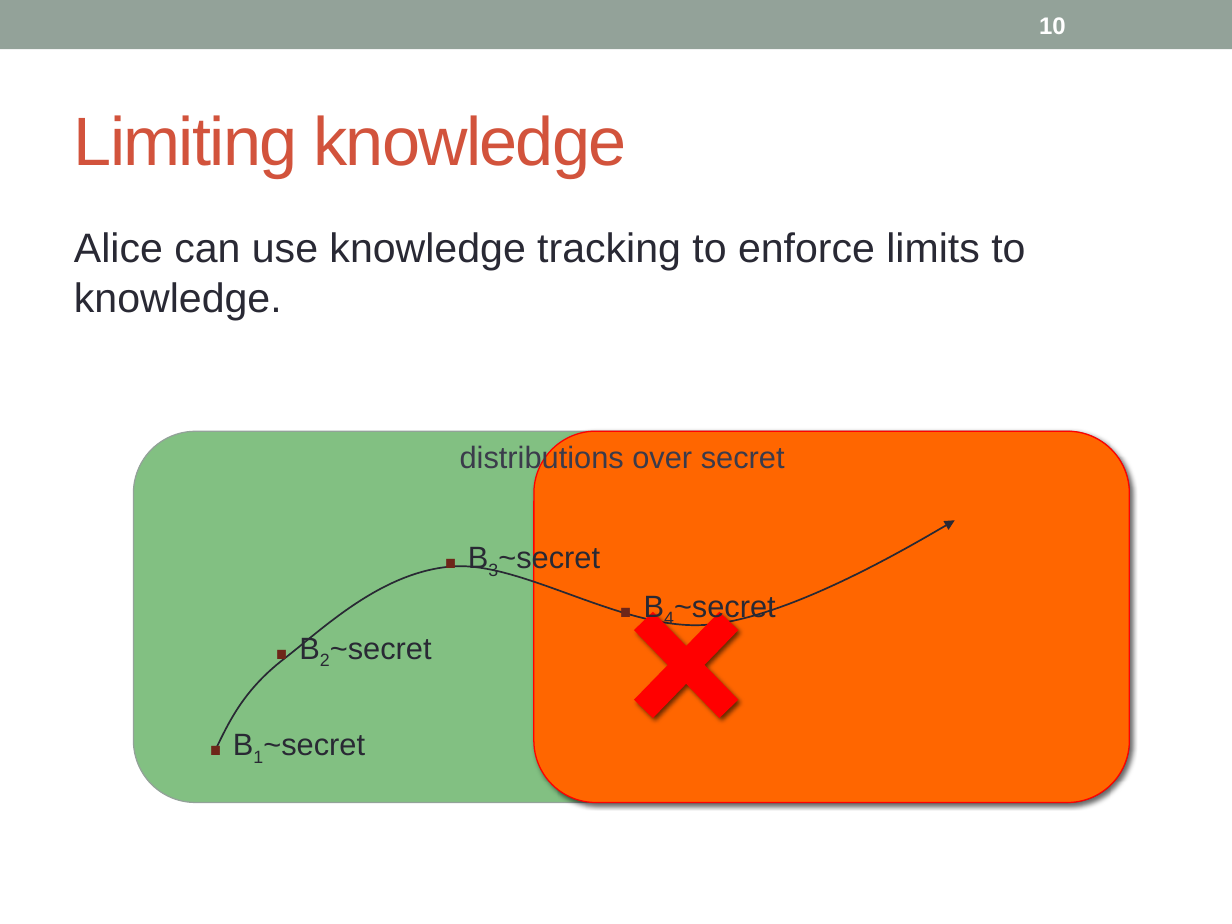
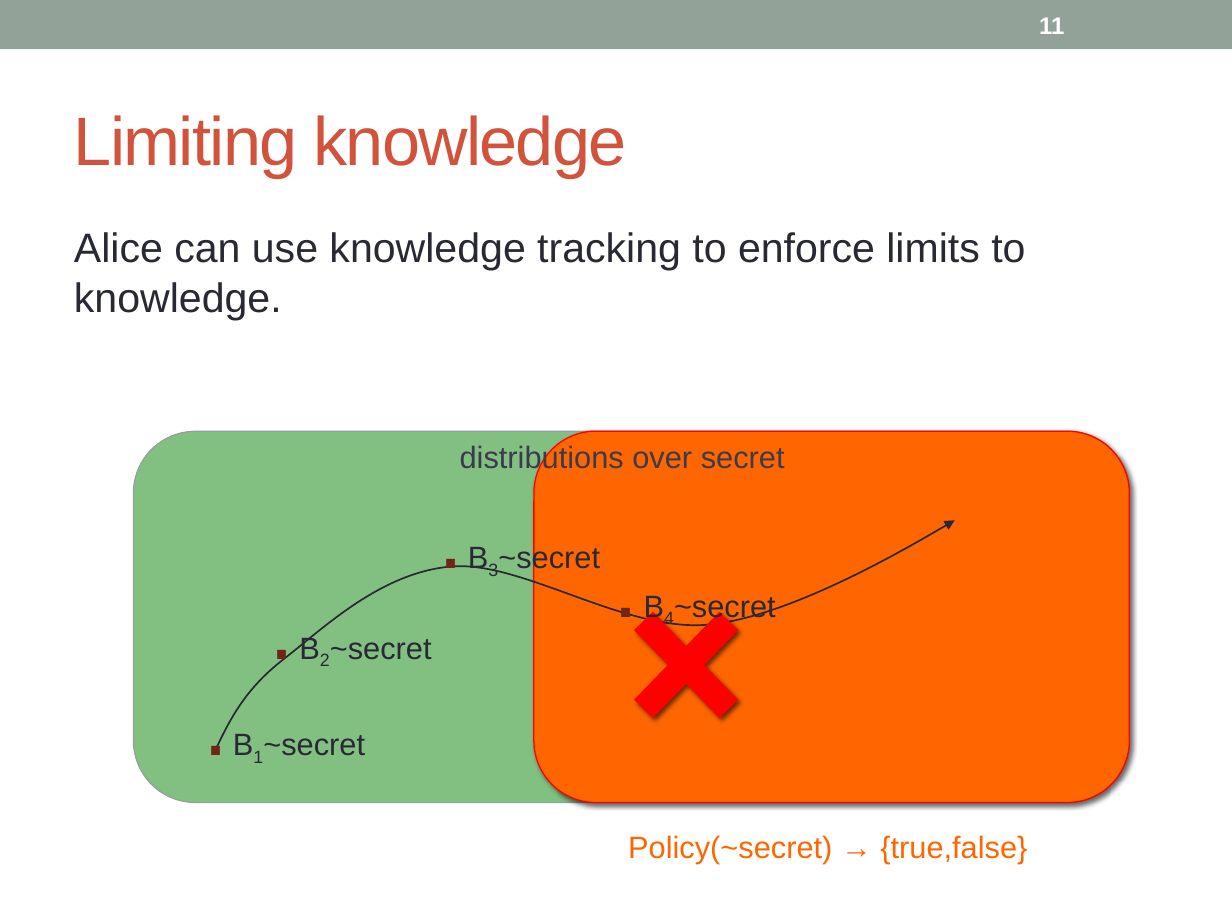
Before and after one commit to piotrm0/ppw12, a slide deck: slide 11 of pres/ppw12-pres.pptx (slide 10 before the commit). Drawn at 1232x924 pixels with LibreOffice and Linux fonts; fonts in the diff are those of the drawing. Boxes give left, top, right and bottom in pixels: in the first picture for what was removed or moved away, otherwise in the second. Text is boxed around its words. In the diff, an @@ line names an element or a change of style, - is before the commit and + after.

```diff
--- a/pres/ppw12-pres.pptx
+++ b/pres/ppw12-pres.pptx
@@ page number at [1039, 17, 1064, 34]: text changed @@
-10
+11
@@ text added at [628, 835, 1027, 863], 18 pt, text #FF6600 @@
+Policy(~secret) → {true,false}
```
Also in this commit, not shown: 7 other slides changed, 2 slides added.
